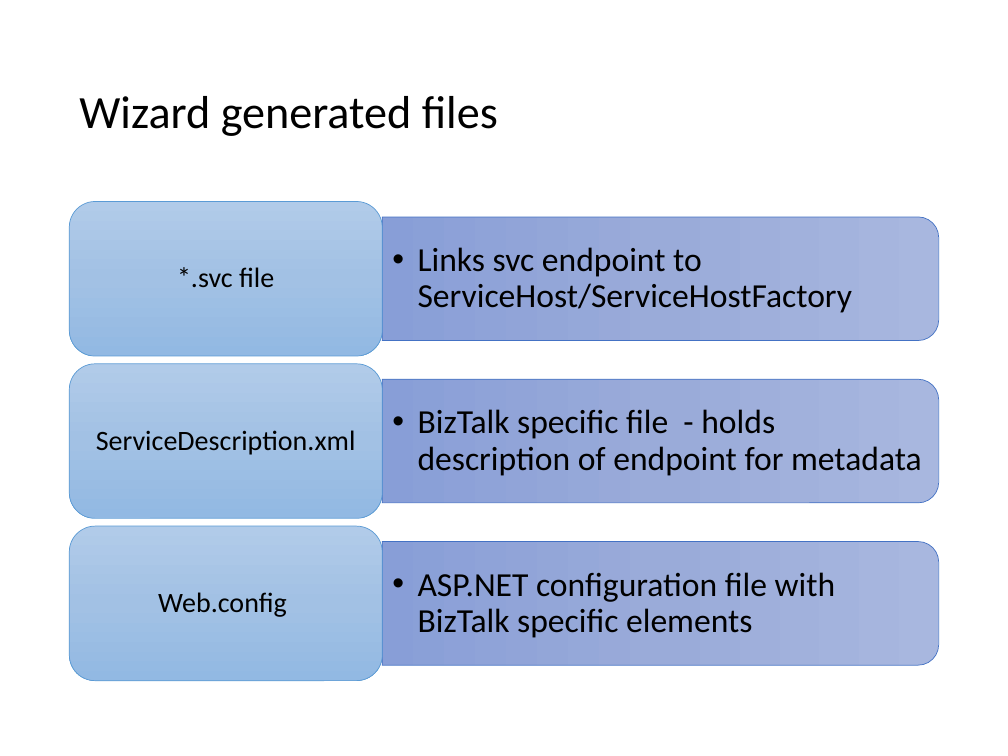
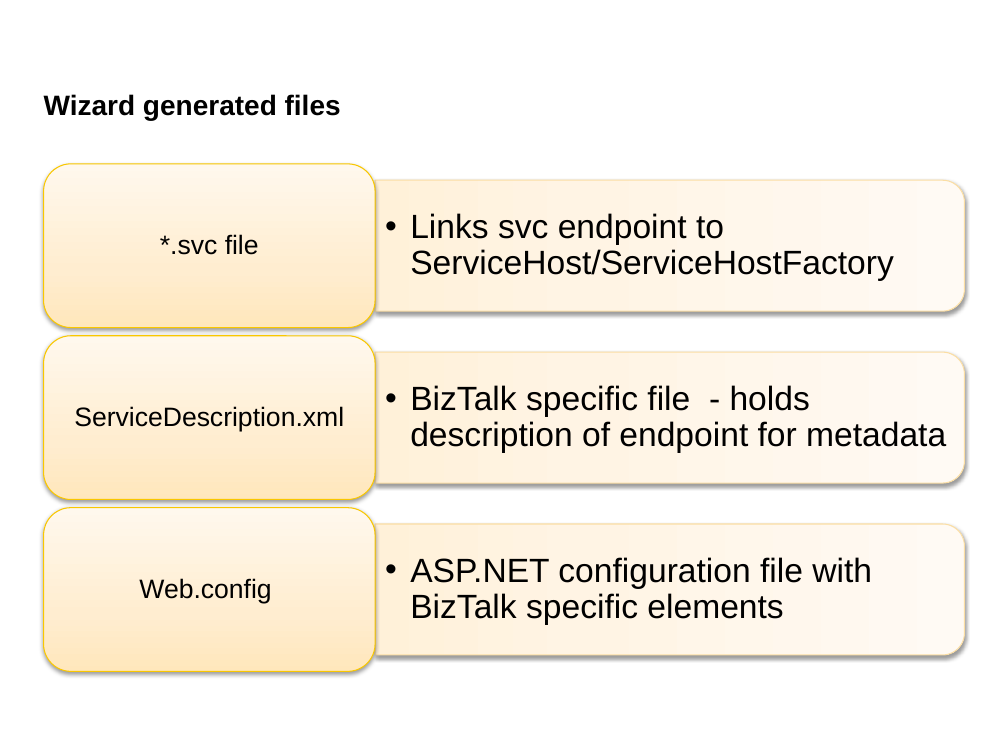
Before and after one commit to wmmihaa/BizTalk-Server---Developing-Integration-Solutions, a slide deck: slide 25 of Slides/Module 8 - Web Services and WCF.pptx. Drawn at 1008x756 pixels with LibreOffice and Linux fonts; fonts in the diff are those of the drawing. Boxes give left, top, right and bottom in pixels: in the first picture for what was removed or moved away, otherwise in the second. Text is boxed around its words. In the diff, an @@ line names an element or a change of style, - is before the commit and + after.

Commit message:
Updated to 2016

```diff
--- a/Slides/Module 8 - Web Services and WCF.pptx
+++ b/Slides/Module 8 - Web Services and WCF.pptx
@@ title "Wizard generated files": place and size @@
-title "Wizard generated files" at bbox=[79, 96, 498, 136]
+title "Wizard generated files" at bbox=[44, 94, 341, 120]
@@ title "Wizard generated files" at bbox=[44, 94, 341, 120]: size 33 to 20 pt, font Calibri to Arial, bold on; line spacing 0.9 to 1 @@
@@ fill gradient #B1CBE9 to #A3C1E5 to #93B9E4 to gradient #FFE7BD to #FFEED1 to #FFF8EE; outline #5B9BD5 0.5 pt to #F9C800 0.75 pt; shadow on in 3 elements at bbox=[43, 508, 375, 671], bbox=[43, 336, 375, 499], bbox=[43, 164, 375, 328] @@
@@ rounded rectangle: place and size @@
-rounded rectangle at bbox=[70, 202, 382, 356]
+rounded rectangle at bbox=[43, 164, 375, 328]
@@ size 20 to 19 pt, font Calibri to Arial in 3 elements at bbox=[139, 578, 271, 603], bbox=[74, 406, 344, 431], bbox=[160, 234, 259, 255] @@
@@ text "*.svc file": place and size @@
-text "*.svc file" at bbox=[177, 267, 274, 288]
+text "*.svc file" at bbox=[160, 234, 259, 255]
@@ fill gradient #A8B7DF to #9AABD9 to #889ED7 to gradient #FFF1DA to #FFF5E4 to #FFFBF5; outline #4472C4 0.5 pt to #FBDEA4 0.75 pt; shadow on in 3 elements at bbox=[374, 525, 964, 656], bbox=[374, 352, 964, 483], bbox=[374, 180, 964, 311] @@
@@ round same rect: place and size @@
-round same rect at bbox=[383, 217, 939, 341]
+round same rect at bbox=[374, 180, 964, 311]
@@ font Calibri to Arial in 3 elements at bbox=[410, 557, 872, 625], bbox=[410, 385, 946, 453], bbox=[410, 213, 894, 281] @@
@@ text "Links svc endpoint to ServiceHost/ServiceHostFactory": place and size @@
-text "Links svc endpoint to ServiceHost/ServiceHostFactory" at bbox=[418, 247, 852, 313]
+text "Links svc endpoint to ServiceHost/ServiceHostFactory" at bbox=[410, 213, 894, 281]
@@ rounded rectangle: place and size @@
-rounded rectangle at bbox=[70, 364, 382, 518]
+rounded rectangle at bbox=[43, 336, 375, 499]
@@ text "ServiceDescription.xml": place and size @@
-text "ServiceDescription.xml" at bbox=[96, 430, 356, 455]
+text "ServiceDescription.xml" at bbox=[74, 406, 344, 431]
@@ round same rect: place and size @@
-round same rect at bbox=[383, 380, 939, 503]
+round same rect at bbox=[374, 352, 964, 483]
@@ text "BizTalk specific file - holds ...": place and size @@
-text "BizTalk specific file - holds ..." at bbox=[418, 409, 922, 476]
+text "BizTalk specific file - holds ..." at bbox=[410, 385, 946, 453]
@@ rounded rectangle: place and size @@
-rounded rectangle at bbox=[70, 526, 382, 680]
+rounded rectangle at bbox=[43, 508, 375, 671]
@@ text "Web.config": place and size @@
-text "Web.config" at bbox=[158, 592, 287, 617]
+text "Web.config" at bbox=[139, 578, 271, 603]
@@ round same rect: place and size @@
-round same rect at bbox=[383, 542, 939, 666]
+round same rect at bbox=[374, 525, 964, 656]
@@ text "ASP.NET configuration file with BizTalk ...": place and size @@
-text "ASP.NET configuration file with BizTalk ..." at bbox=[418, 572, 836, 638]
+text "ASP.NET configuration file with BizTalk ..." at bbox=[410, 557, 872, 625]
```
Also in this commit, not shown: 33 other slides changed.
